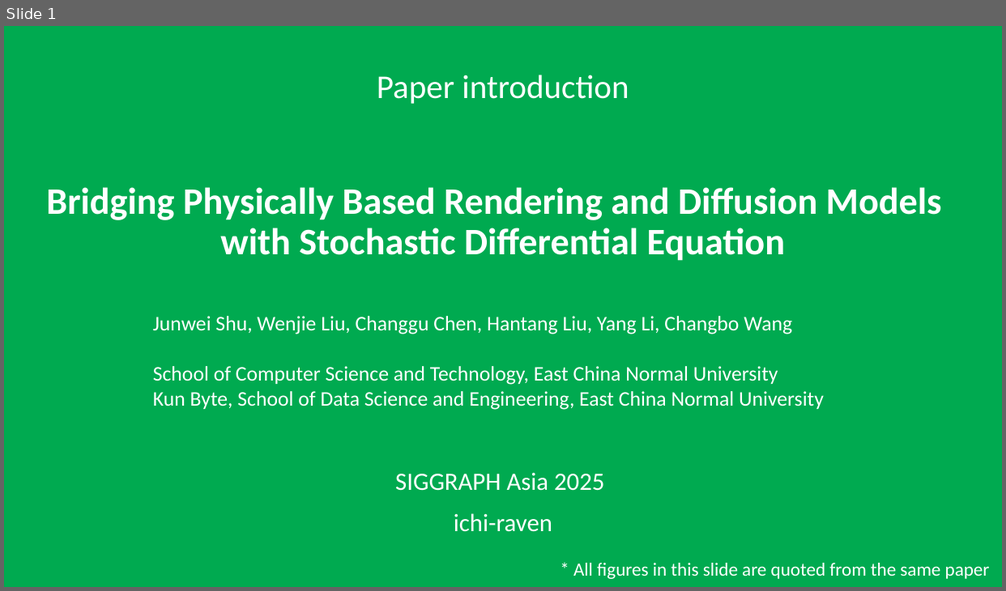
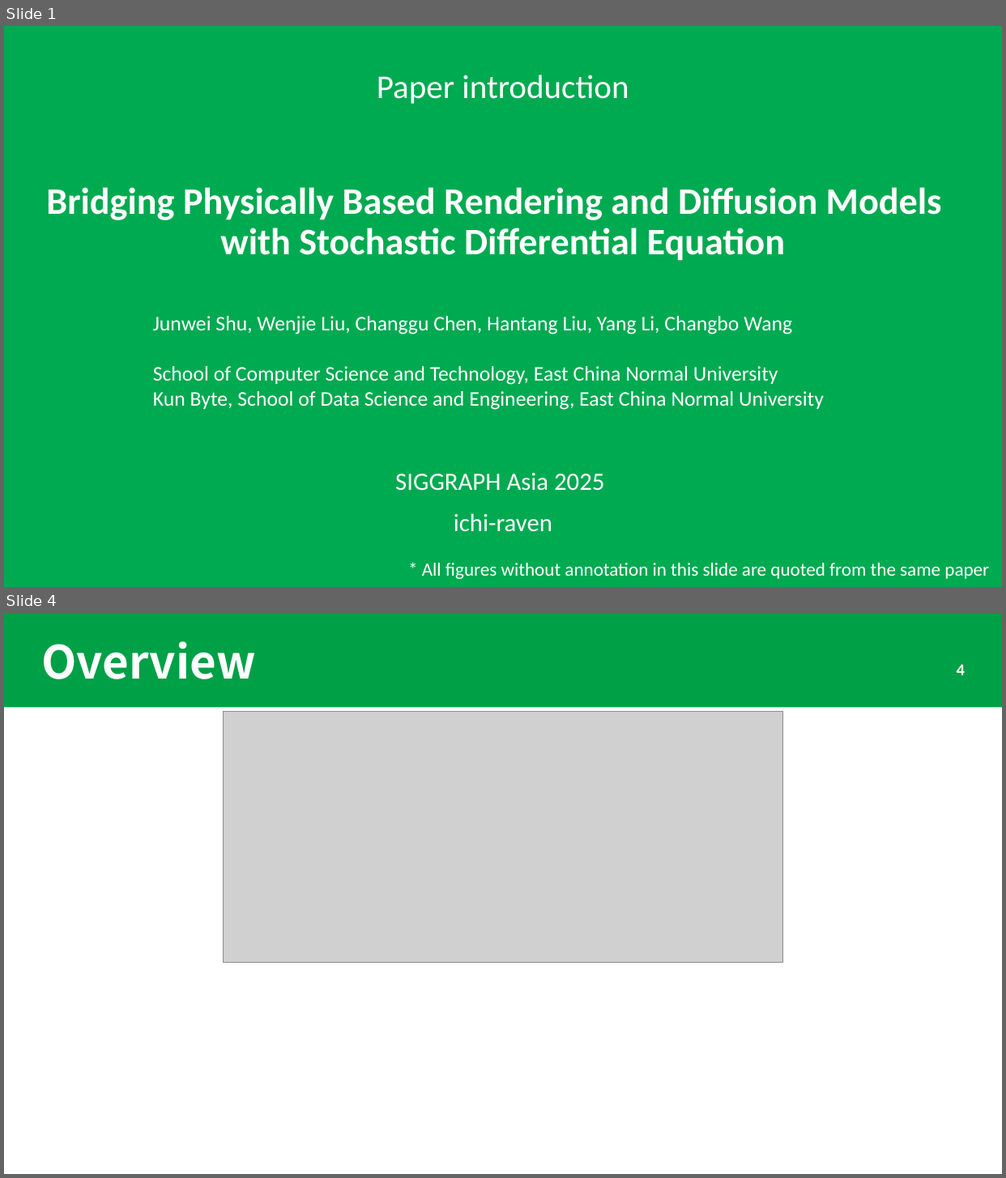
Before and after one commit to ichi-raven/paper-introductions, a slide deck: Bridging Physically Based Rendering and Diffusion Models with Stochastic Differential Equation.pptx. Shown one above the other, each under a label of ours: slide 1 before the commit, slides 1 and 4 after it; the slides between them are not shown. The pictures are 1006x591 and 1006x1178 pixels, drawn with LibreOffice and Linux fonts; fonts in the diff are those of the drawing; grey boxes stand for pictures. Boxes give left, top, right and bottom in pixels: in the first picture for what was removed or moved away, otherwise in the second. Text is boxed around its words. In the diff, an @@ line names an element or a change of style, - is before the commit and + after.

```diff
--- a/Bridging Physically Based Rendering and Diffusion Models with Stochastic Differential Equation.pptx
+++ b/Bridging Physically Based Rendering and Diffusion Models with Stochastic Differential Equation.pptx
@@ slide 4 added at (x1=4, y1=613, x2=1002, y2=1174), background #FFFFFF @@
@@ rectangle added at (x1=4, y1=613, x2=1002, y2=707), fill #00A046 @@
@@ title added at (x1=41, y1=641, x2=256, y2=679), 44 pt, text #FFFFFF, bold @@
+Overview
@@ page number added at (x1=957, y1=664, x2=965, y2=675), 16 pt, text #FFFFFF, bold @@
+4
@@ picture added at (x1=224, y1=711, x2=783, y2=963) @@
@@ slide 1 changed as well @@
@@ text at (x1=422, y1=563, x2=989, y2=579): text changed @@
-* All figures in this slide are quoted from the same paper
+* All figures without annotation in this slide are quoted from the same paper
```
Also in this commit, not shown: 5 other slides added, 1 slide removed, 1 other file.
